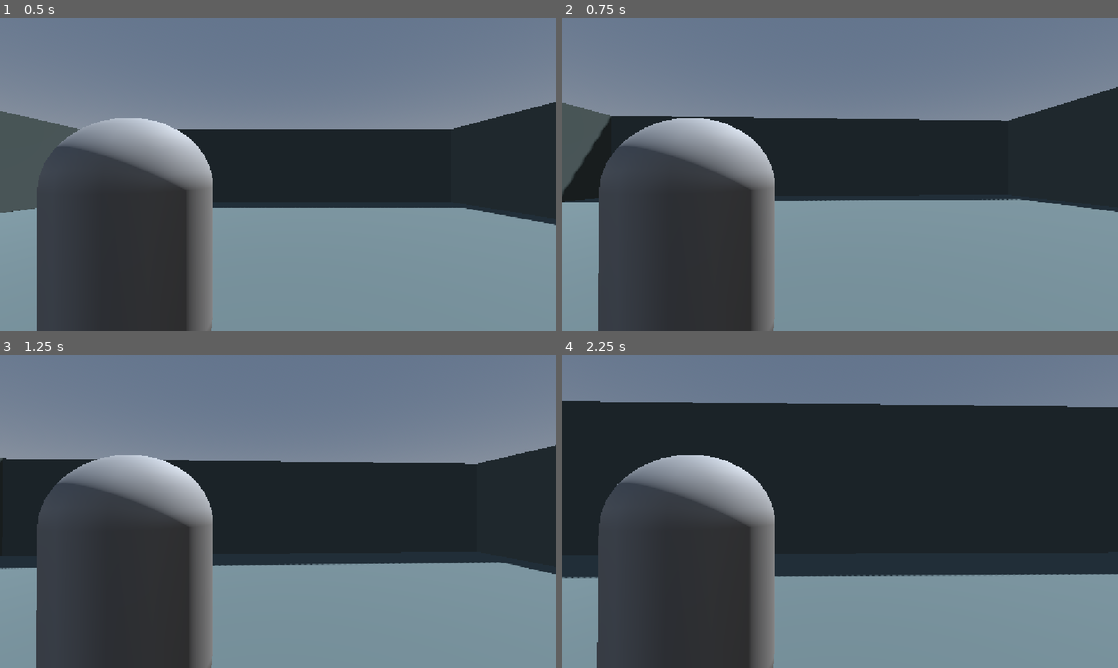
Above: before the commit, frames 1-4 (two rows, left to right).
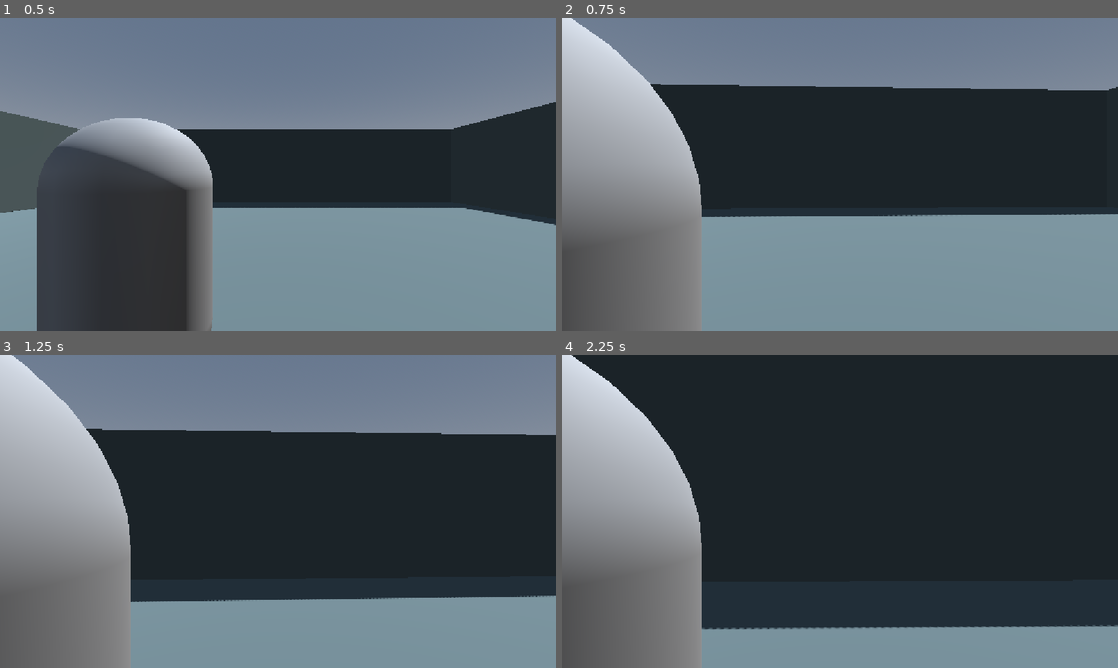
Above: after the commit, the same moments.

Repository: bbbbblueeeee/ISCS-30.14-Game5
Game: Godot game, scene res://Scenes/world.tscn
Two runs of this game, one before a commit and one after it. Both use one fixed random seed, a clock stepped at 60 frames per second and the inputs below.
Inputs (mouse positions are in pixels of both pictures, inside the frame that each line leads up to):
- Up to frame 1 (0.5 s): no input
- Up to frame 2 (0.75 s): tap Enter (ui_accept) at 0.5 s; move the mouse to (867, 174) at 0.52 s; hold Up (ui_up) from 0.53 s (still down); hold Right mouse button (aim, bound only after the commit) from 0.53 s (still down)
- Up to frame 3 (1.25 s): keep holding Up (ui_up); keep holding Right mouse button (aim, bound only after the commit); tap Enter (ui_accept) at 0.77 s
- Up to frame 4 (2.25 s): keep holding Up (ui_up); move the mouse to (812, 511) at 1.27 s; release Right mouse button (aim, bound only after the commit) at 1.28 s; right-click (812, 511) at 1.35 s; tap Enter (ui_accept) at 1.52 s; move the mouse to (851, 505) at 2.02 s; hold Right mouse button (aim, bound only after the commit) from 2.03 s (still down)

Frame 1 is identical in both runs. In frame 2, 38% of the frame differs, in the area x 0-100%, y 0-100%; in frame 3, 40%; in frame 4, 51%.

Commit message:
implement basic aim functionality
hold right mouse button to use aim mode

Diff:
--- a/iscs-30.14---game-5---ots-tps/Scenes/player.tscn
+++ b/iscs-30.14---game-5---ots-tps/Scenes/player.tscn
@@ -25,10 +25,13 @@
 [node name="MeshInstance3D" type="MeshInstance3D" parent="." unique_id=1237451456]
 mesh = SubResource("CapsuleMesh_6xws8")
 
-[node name="Camera" type="Node3D" parent="." unique_id=571957960 node_paths=PackedStringArray("character")]
+[node name="Camera" type="Node3D" parent="." unique_id=571957960 node_paths=PackedStringArray("character", "edge_spring_arm", "rear_spring_arm", "camera")]
 transform = Transform3D(1, 0, 0, 0, 1, 0, 0, 0, 1, 0, 0.6, 0)
 script = ExtResource("2_cvnsp")
 character = NodePath("..")
+edge_spring_arm = NodePath("EdgeSpringArm")
+rear_spring_arm = NodePath("EdgeSpringArm/RearSpringArm")
+camera = NodePath("EdgeSpringArm/RearSpringArm/Camera3D")
 
 [node name="EdgeSpringArm" type="SpringArm3D" parent="Camera" unique_id=1405834804]
 transform = Transform3D(-4.371139e-08, 0, 1, 0, 1, 0, -1, 0, -4.371139e-08, 0, 0, 0)
--- a/iscs-30.14---game-5---ots-tps/Scripts/camera.gd
+++ b/iscs-30.14---game-5---ots-tps/Scripts/camera.gd
@@ -1,10 +1,24 @@
 extends Node3D
 
 @export var character: CharacterBody3D
+@export var edge_spring_arm: SpringArm3D
+@export var rear_spring_arm: SpringArm3D
+@export var camera: Camera3D
+
+@export var camera_alignment_speed: float = 0.2
+@export var aim_rear_spring_length: float = 0.5
+@export var aim_edge_spring_length: float = 0.8
+@export var aim_speed: float = 0.2
+@export var aim_fov: float = 55
 
 var camera_rotation: Vector2 = Vector2.ZERO
 var mouse_sensitivity: float = 0.001
 var max_y_rotation: float = 1.2
+var camera_tween: Tween
+
+@onready var default_edge_spring_arm_length: float = edge_spring_arm.spring_length
+@onready var default_rear_spring_arm_length: float = rear_spring_arm.spring_length
+@onready var default_fov: float = camera.fov
 
 # Called when the node enters the scene tree for the first time.
 func _ready() -> void:
@@ -26,6 +40,11 @@
 		var mouse_event: Vector2 = event.screen_relative * mouse_sensitivity
 		camera_look(mouse_event)
 
+	if event.is_action_pressed("aim"):
+		enter_aim()
+	if event.is_action_released("aim"):
+		exit_aim()
+
 
 func camera_look(mouse_movement: Vector2) -> void:
 	camera_rotation += mouse_movement
@@ -35,3 +54,26 @@
 	rotate_object_local(Vector3(1,0,0), -camera_rotation.y)
 
 	camera_rotation.y = clamp(camera_rotation.y, -max_y_rotation, max_y_rotation)
+
+func enter_aim() -> void:
+	if camera_tween:
+		camera_tween.kill()
+
+	camera_tween = get_tree().create_tween()
+	camera_tween.set_parallel()
+
+	camera_tween.tween_property(camera, "fov", aim_fov, aim_speed)
+	camera_tween.tween_property(edge_spring_arm, "spring_length", aim_edge_spring_length, aim_speed)
+	camera_tween.tween_property(rear_spring_arm, "spring_length", aim_rear_spring_length, aim_speed)
+
+
+func exit_aim() -> void:
+	if camera_tween:
+		camera_tween.kill()
+
+	camera_tween = get_tree().create_tween()
+	camera_tween.set_parallel()
+
+	camera_tween.tween_property(camera, "fov", default_fov, aim_speed)
+	camera_tween.tween_property(edge_spring_arm, "spring_length", default_edge_spring_arm_length, aim_speed)
+	camera_tween.tween_property(rear_spring_arm, "spring_length", default_rear_spring_arm_length, aim_speed)
--- a/iscs-30.14---game-5---ots-tps/project.godot
+++ b/iscs-30.14---game-5---ots-tps/project.godot
@@ -54,6 +54,11 @@
 , Object(InputEventKey,"resource_local_to_scene":false,"resource_name":"","device":-1,"window_id":0,"alt_pressed":false …(183 unchanged characters)…
 ]
 }
+aim={
+"deadzone": 0.2,
+"events": [Object(InputEventMouseButton,"resource_local_to_scene":false,"resource_name":"","device":-1,"window_id":0,"alt_pressed":false,"shift_pressed":false,"ctrl_pressed":false,"meta_pressed":false,"button_mask":0,"position":Vector2(0, 0),"global_position":Vector2(0, 0),"factor":1.0,"button_index":2,"canceled":false,"pressed":false,"double_click":false,"script":null)
+]
+}
 
 [layer_names]
 
